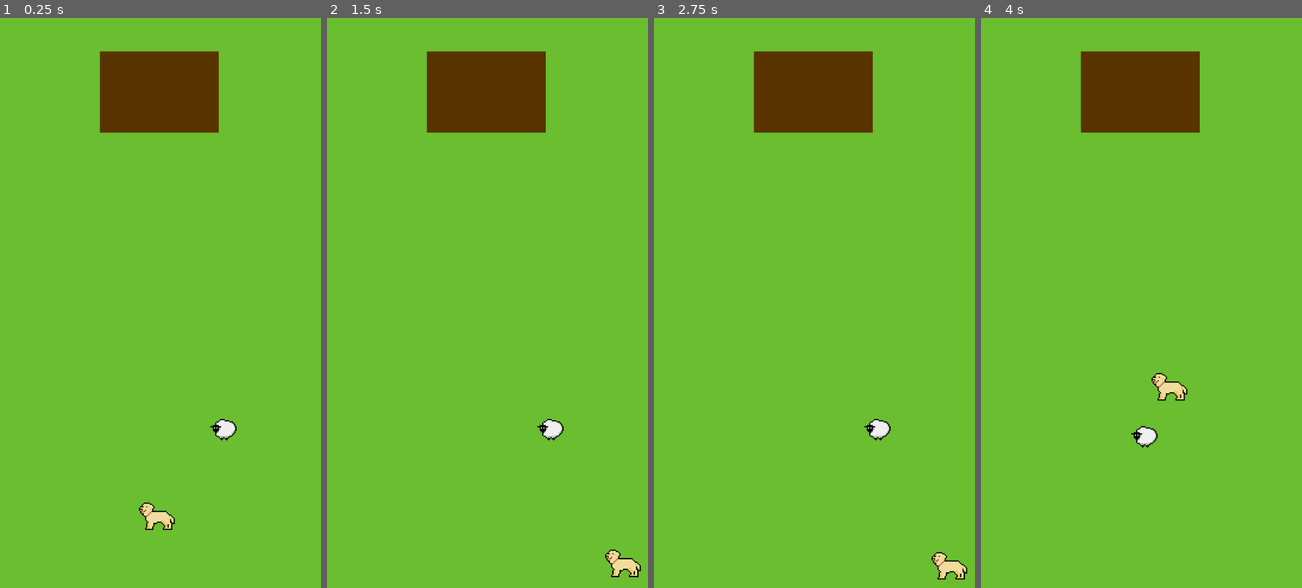
Above: before the commit, frames 1-4 (left to right).
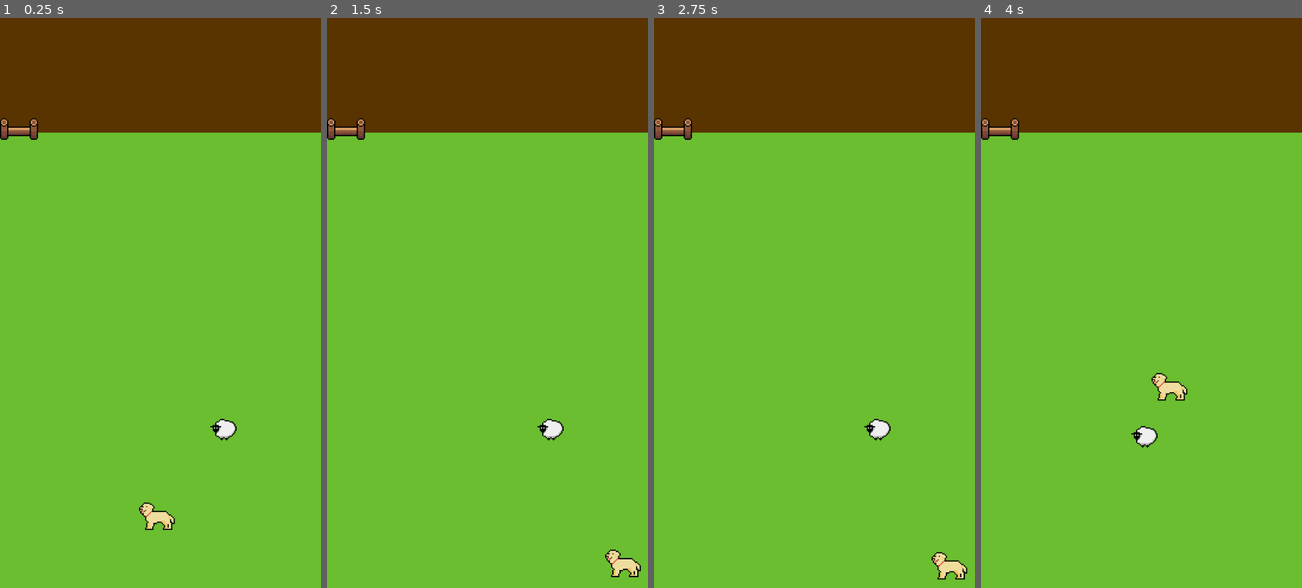
Above: after the commit, the same moments.

Repository: tonydamage/gazda-business
Game: Godot game, scene res://level/level-base.tscn
Same seed, same stepped clock (60 frames per second), same inputs: the game is played once before the commit and once after it. The project has no main scene, so this scene is started directly.
Inputs:
- Up to frame 1 (0.25 s): no input
- Up to frame 2 (1.5 s): tap Enter at 0.5 s; hold Right (move_right) 0.53-1.28 s; hold Down (move_down) from 1.28 s (still down)
- Up to frame 3 (2.75 s): tap Space at 2 s; release Down (move_down) at 2.03 s; hold Right (move_right) from 2.03 s (still down)
- Up to frame 4 (4 s): release Right (move_right) at 2.78 s; hold Up (move_up) 2.78-3.53 s; hold Left (move_left) from 3.53 s (still down)

The runs differ from the first frame. In frame 1, 15% of the frame differs, in the area x 0-100%, y 0-22%; in frame 2, 15%; in frame 3, 15%; in frame 4, 15%.

Commit message:
plot
nearest setting pre cely projekt

Diff:
--- /dev/null
+++ b/assets/plot.tscn
@@ -0,0 +1,18 @@
+[gd_scene load_steps=3 format=3 uid="uid://bqyi1vo8r7kjd"]
+
+[ext_resource type="Texture2D" uid="uid://ikpwbuscwrh" path="res://art/h1plot.png" id="1_c37r7"]
+
+[sub_resource type="RectangleShape2D" id="RectangleShape2D_jf3vp"]
+size = Vector2(32, 20)
+
+[node name="Plot" type="StaticBody2D"]
+
+[node name="Sprite2D" type="Sprite2D" parent="."]
+position = Vector2(32, 16)
+scale = Vector2(2, 2)
+texture = ExtResource("1_c37r7")
+
+[node name="CollisionShape2D" type="CollisionShape2D" parent="."]
+position = Vector2(32, 20)
+scale = Vector2(2, 2)
+shape = SubResource("RectangleShape2D_jf3vp")
--- a/level/level-base.tscn
+++ b/level/level-base.tscn
@@ -1,12 +1,13 @@
-[gd_scene load_steps=6 format=3 uid="uid://c1spiqpafed37"]
+[gd_scene load_steps=7 format=3 uid="uid://c1spiqpafed37"]
 
 [ext_resource type="Script" path="res://scripts/level.gd" id="1_a86jg"]
 [ext_resource type="Script" path="res://scripts/SheepPen.gd" id="2_ld6np"]
 [ext_resource type="PackedScene" uid="uid://blchuywajdsdc" path="res://assets/dog.tscn" id="3_o0r1p"]
 [ext_resource type="PackedScene" uid="uid://bl7avmfgm12e2" path="res://assets/sheep.tscn" id="4_njgos"]
+[ext_resource type="PackedScene" uid="uid://bqyi1vo8r7kjd" path="res://assets/plot.tscn" id="5_ogcos"]
 
 [sub_resource type="RectangleShape2D" id="RectangleShape2D_mguhg"]
-size = Vector2(202, 138)
+size = Vector2(544, 192)
 
 [node name="BaseLevel" type="Node"]
 script = ExtResource("1_a86jg")
@@ -31,12 +32,14 @@
 metadata/_edit_group_ = true
 
 [node name="CollisionShape2D" type="CollisionShape2D" parent="SheepPen"]
-position = Vector2(91, 59)
+position = Vector2(96, 32)
 shape = SubResource("RectangleShape2D_mguhg")
 
 [node name="Polygon2D" type="Polygon2D" parent="SheepPen"]
+position = Vector2(-160, -48)
+scale = Vector2(2, 2)
 color = Color(0.34902, 0.2, 0, 1)
-polygon = PackedVector2Array(-8, -8, 192, -8, 192, 128, -8, 128)
+polygon = PackedVector2Array(-8, -8, 264, -8, 264, 88, -8, 88)
 
 [node name="Dog" parent="." instance=ExtResource("3_o0r1p")]
 position = Vector2(264, 832)
@@ -45,4 +48,7 @@
 [node name="Sheep3" parent="." instance=ExtResource("4_njgos")]
 position = Vector2(376, 688)
 
+[node name="Plot" parent="." instance=ExtResource("5_ogcos")]
+position = Vector2(0, 168)
+
 [connection signal="allSheepInArea" from="SheepPen" to="." method="_on_sheep_pen_all_sheep_in_area"]
--- a/project.godot
+++ b/project.godot
@@ -51,4 +51,5 @@
 
 [rendering]
 
+textures/canvas_textures/default_texture_filter=0
 renderer/rendering_method="mobile"
